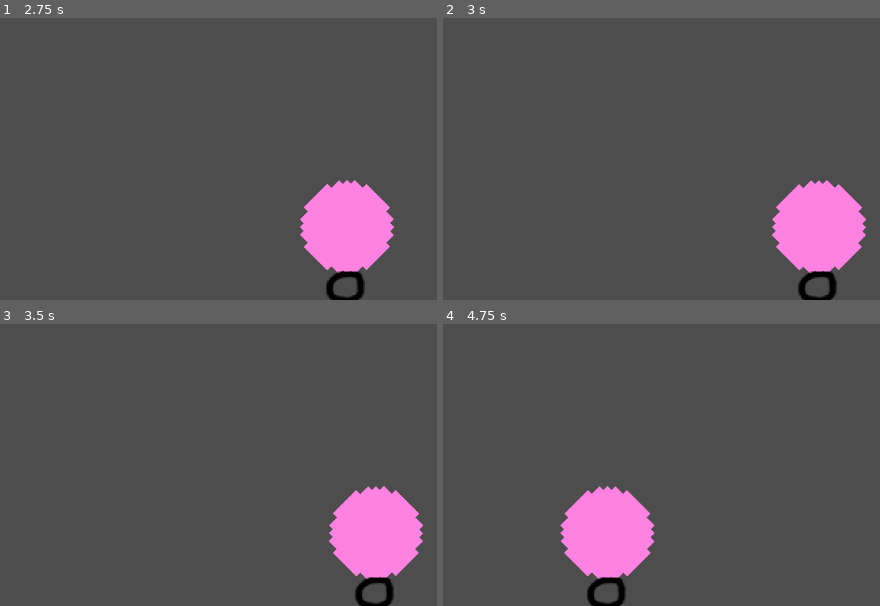
Above: before the commit, frames 1-4 (two rows, left to right).
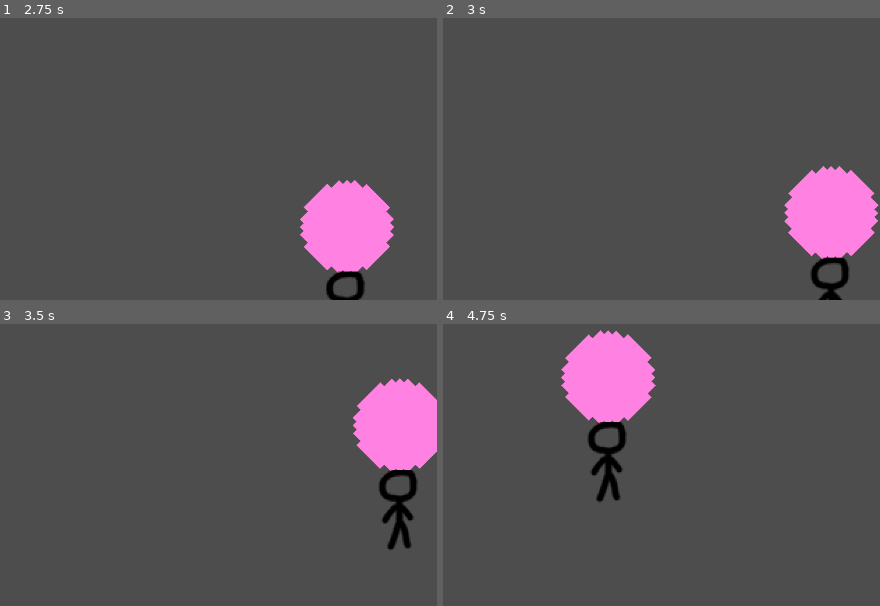
Above: after the commit, the same moments.

Repository: eagle-eye-scouter/GGJ_BubbleBlowing
Game: Godot game, scene res://src/scroll_world.tscn
Two runs of this game, one before a commit and one after it. Both use one fixed random seed, a clock stepped at 60 frames per second and the inputs below.
Inputs:
- Up to frame 1 (2.75 s): tap Enter at 0.5 s; hold D (player_right) 0.53-1.28 s; hold S (player_down) 1.28-2.03 s; hold D (player_right) from 2.03 s (still down)
- Up to frame 2 (3 s): release D (player_right) at 2.78 s; hold W (player_up) from 2.78 s (still down)
- Up to frame 3 (3.5 s): keep holding W (player_up)
- Up to frame 4 (4.75 s): release W (player_up) at 3.53 s; hold A (player_left) from 3.53 s (still down)

Frame 1 is identical in both runs. In frame 2, 3.5% of the frame differs, in the area x 75-100%, y 52-100%; in frame 3, 11%; in frame 4, 12%, in the area x 26-49%, y 2-100%.

Commit message:
Change player bubble to Area2D

Diff:
--- a/src/player_bubble.tscn
+++ b/src/player_bubble.tscn
@@ -7,7 +7,7 @@
 
 [node name="Bubble" type="Node2D"]
 
-[node name="Body" type="StaticBody2D" parent="."]
+[node name="Body" type="Area2D" parent="."]
 position = Vector2(0, -64)
 
 [node name="Icon" type="Sprite2D" parent="Body"]
